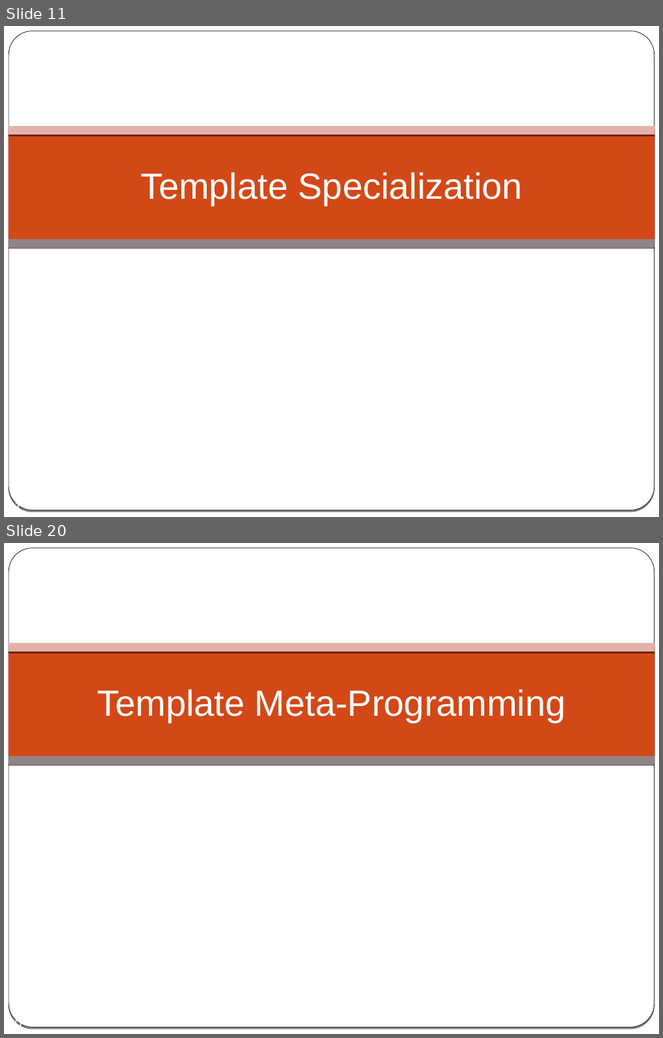
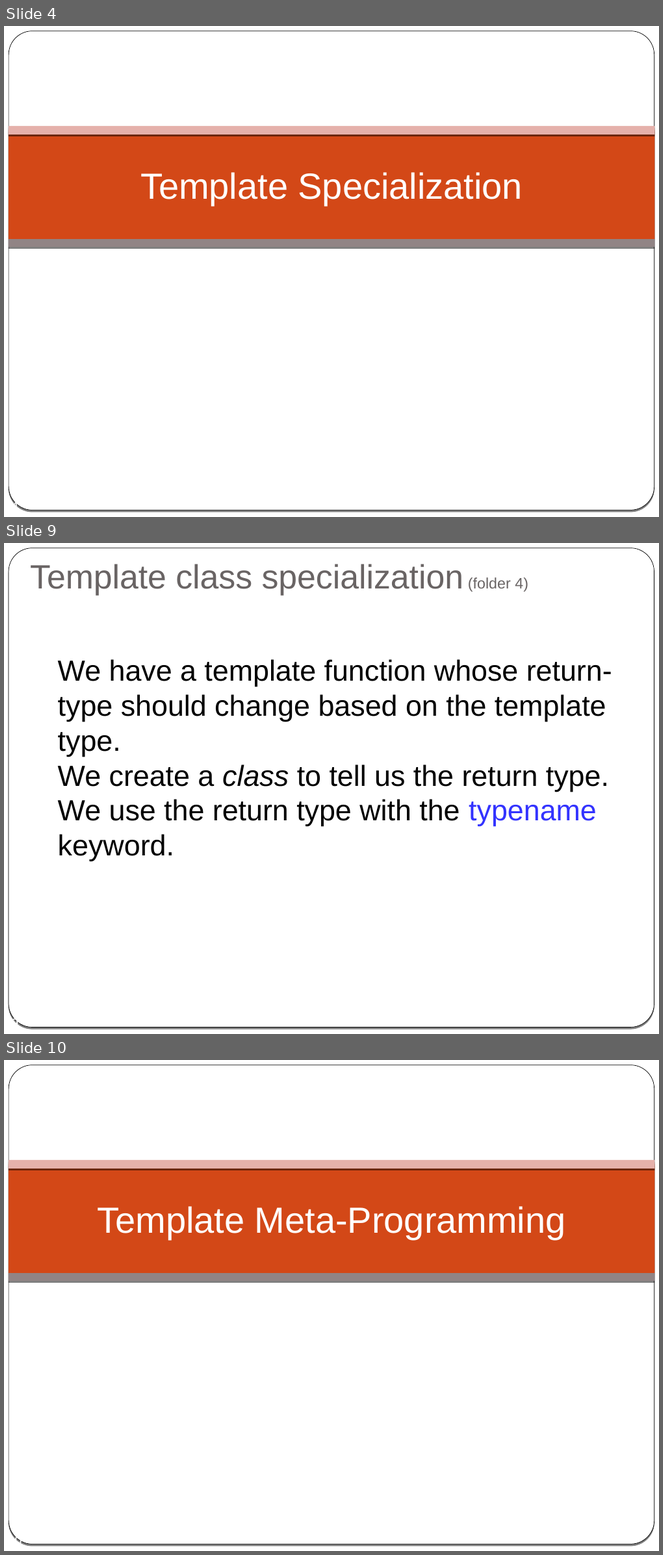
Before and after one commit to cpp-at-ariel/cpp-5779, a slide deck: 09-specializations-metaprogramming/slides.odp. Shown one above the other, each under a label of ours: slides 11 and 20 before the commit, slides 4, 9 and 10 after it; the slides between them are not shown. The pictures are 663x1038 and 663x1555 pixels, drawn with LibreOffice and Linux fonts; fonts in the diff are those of the drawing. Boxes give left, top, right and bottom in pixels: in the first picture for what was removed or moved away, otherwise in the second. Text is boxed around its words. In the diff, an @@ line names an element or a change of style, - is before the commit and + after.

Commit message:
specialization samples

```diff
--- a/09-specializations-metaprogramming/slides.odp
+++ b/09-specializations-metaprogramming/slides.odp
@@ slide 9 added at <box>4,543,659,1034</box>, background gradient #000000 to #FFFFFF; not listed: 2 template elements that a slide beside it also shows @@
@@ title added at <box>30,564,529,596</box>, 37 pt, text #696464 @@
+Template class specialization (folder 4)
@@ text added at <box>58,659,612,861</box>, 32 pt, text #000000 @@
+Example application:
+● We have a template function whose return-type should change based on the template type.
+● We create a class to tell us the return type.
+● We use the return type with the typename keyword.
+● See folder 4.
@@ page number added at <box>11,1018,18,1025</box>, 14 pt, text #FFFFFF @@
+9
@@ what was slide 11 is now slide 4 @@
@@ page number at <box>11,501,18,508</box>: text changed @@
-11
+4
@@ what was slide 20 is now slide 10 @@
```
Also in this commit, not shown: 2 slides changed, 2 other slides added, 13 slides removed, 8 other files.
